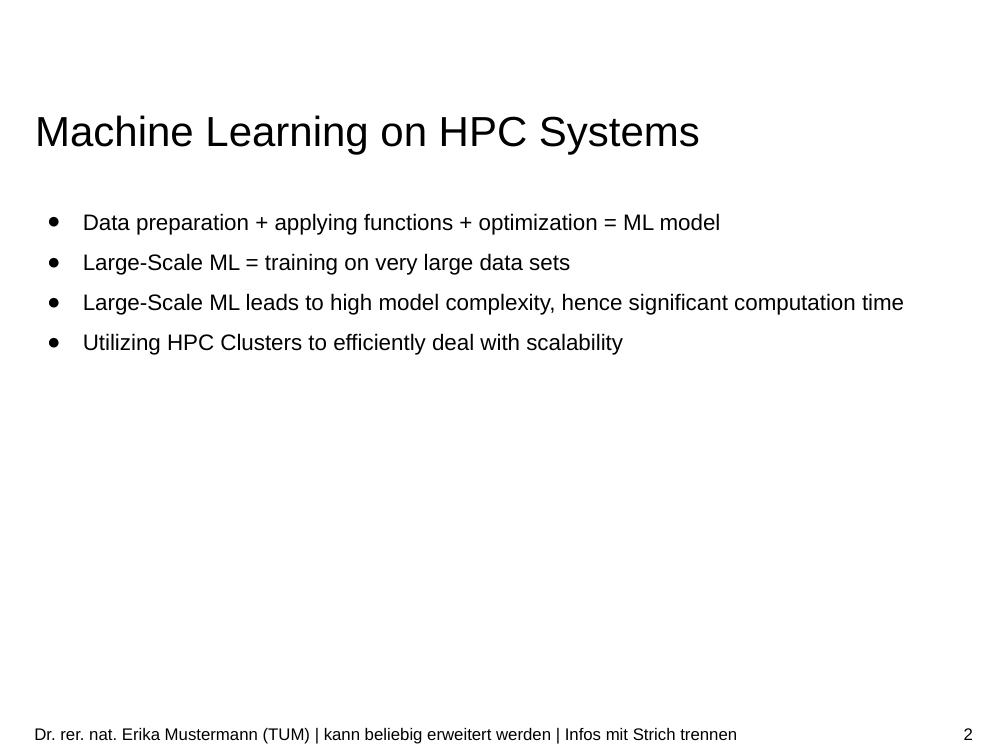
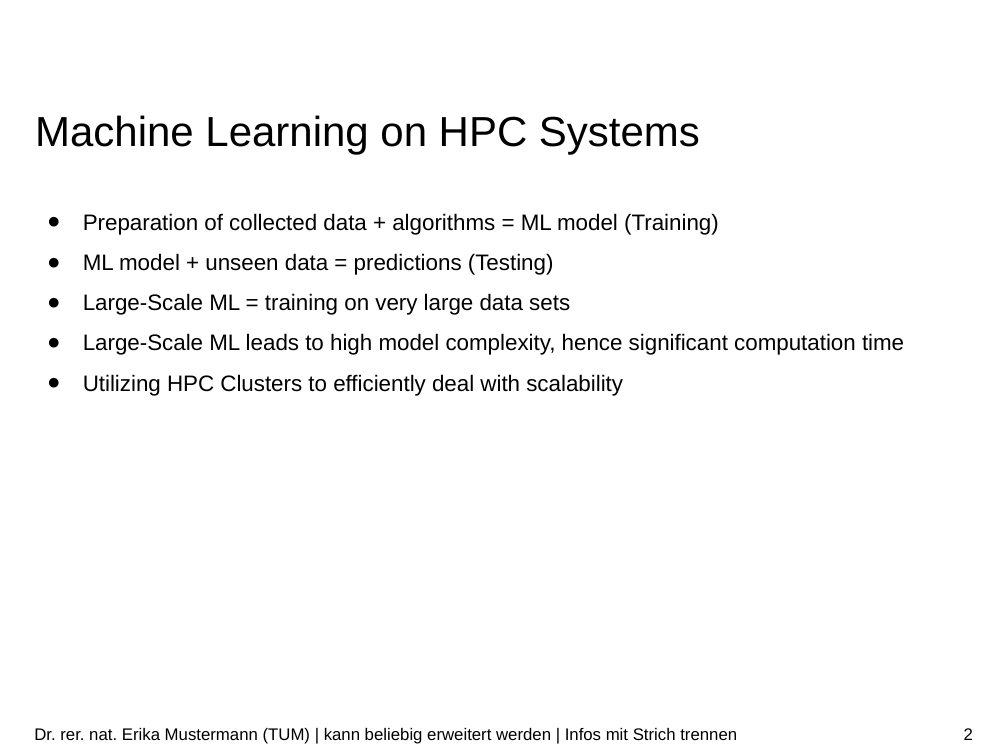
Before and after one commit to ekm01/EPHPC, a slide deck: slide 2 of Presentation/EPHPC_Presentation.odp. Drawn at 1008x756 pixels with LibreOffice and Linux fonts; fonts in the diff are those of the drawing; background and template pictures are left out. Boxes give left, top, right and bottom in pixels: in the first picture for what was removed or moved away, otherwise in the second. Text is boxed around its words. In the diff, an @@ line names an element or a change of style, - is before the commit and + after.

```diff
--- a/Presentation/EPHPC_Presentation.odp
+++ b/Presentation/EPHPC_Presentation.odp
@@ text at bbox=[83, 213, 719, 275]: text changed @@
-● Data preparation + applying functions + optimization = ML model
+● Preparation of collected data + algorithms = ML model (Training)
+● ML model + unseen data = predictions (Testing)
```
Also in this commit, not shown: 2 other slides changed, 3 other files.
